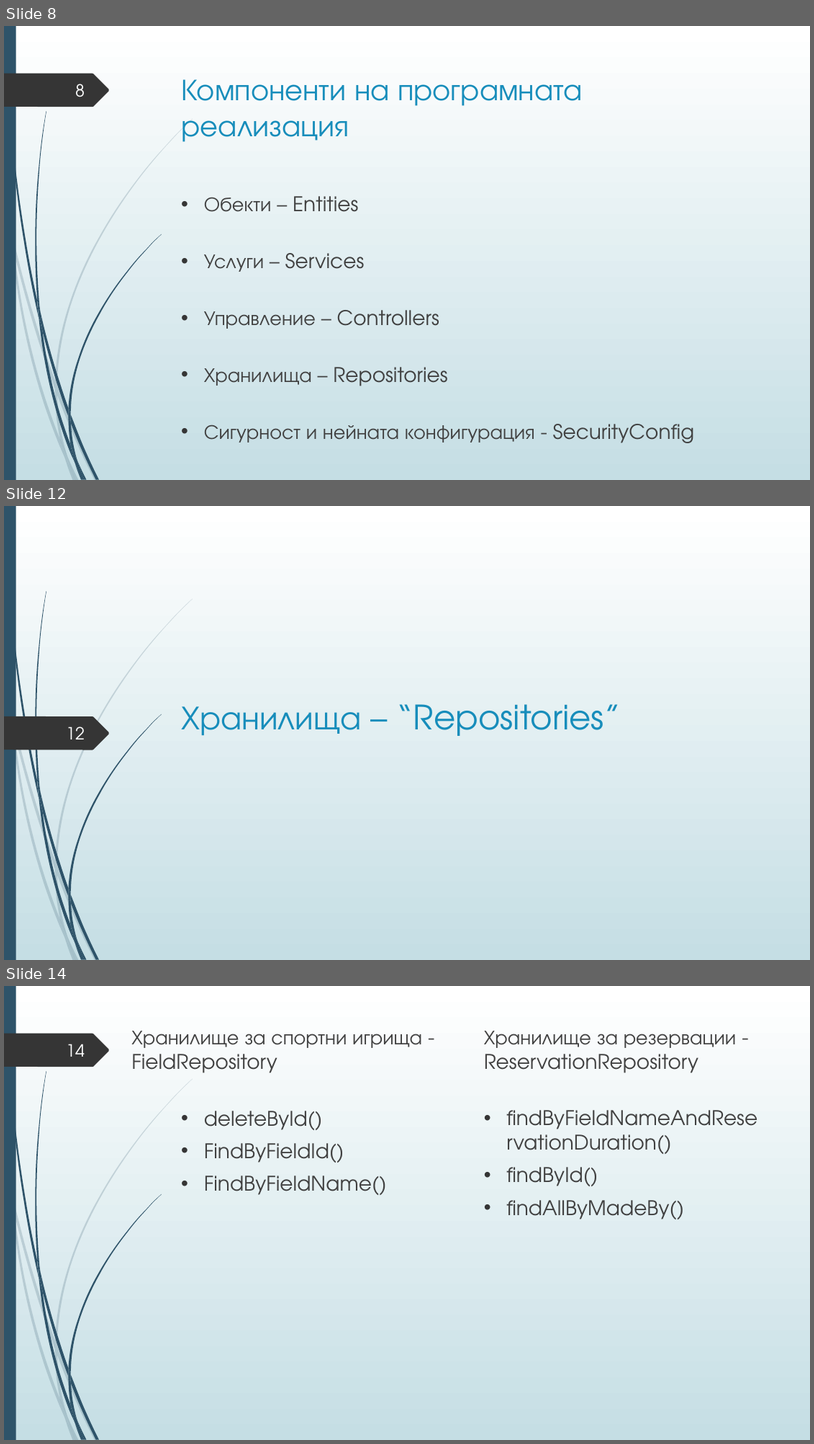
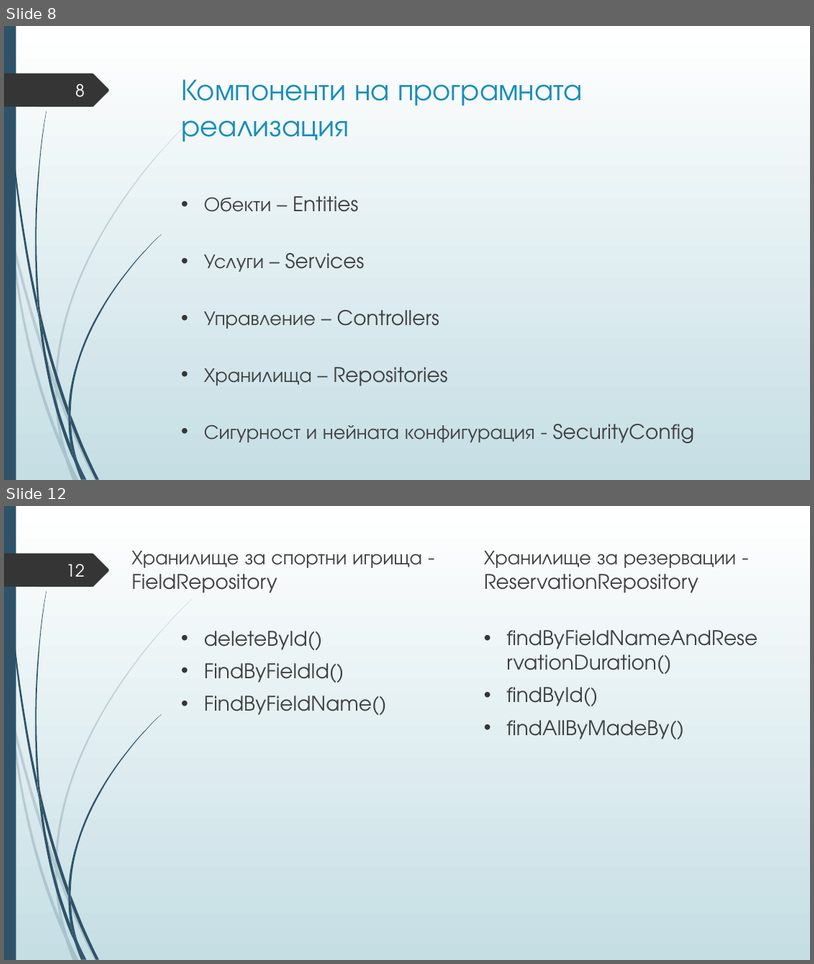
Before and after one commit to Izabel96/PlayingFieldReservations, a slide deck: Дипломна защита.pptx. Shown one above the other, each under a label of ours: slides 8, 12 and 14 before the commit, slides 8 and 12 after it; the slides between them are not shown. The pictures are 814x1444 and 814x964 pixels, drawn with LibreOffice and Linux fonts; fonts in the diff are those of the drawing. Boxes give left, top, right and bottom in pixels: in the first picture for what was removed or moved away, otherwise in the second. Text is boxed around its words. In the diff, an @@ line names an element or a change of style, - is before the commit and + after.

```diff
--- a/Дипломна защита.pptx
+++ b/Дипломна защита.pptx
@@ slide 12 removed at [4, 506, 810, 960], background gradient #FFFFFF to #C5DEE5; not listed: 23 template elements that a slide beside it also shows @@
@@ freeform shape removed at [4, 716, 109, 750] @@
@@ title removed at [181, 704, 620, 736] @@
-Хранилища – “Repositories”
@@ page number removed at [66, 726, 85, 739] @@
-12
@@ what was slide 14 is now slide 12 @@
@@ page number at [66, 564, 85, 577]: text changed @@
-14
+12
```
Also in this commit, not shown: 7 slides changed, 14 slides added, 3 other slides removed.
